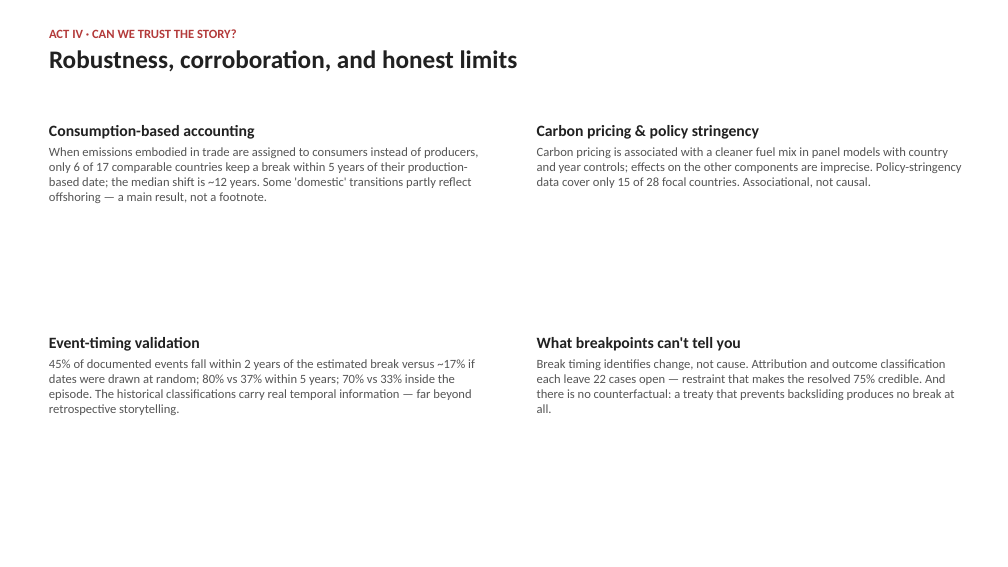
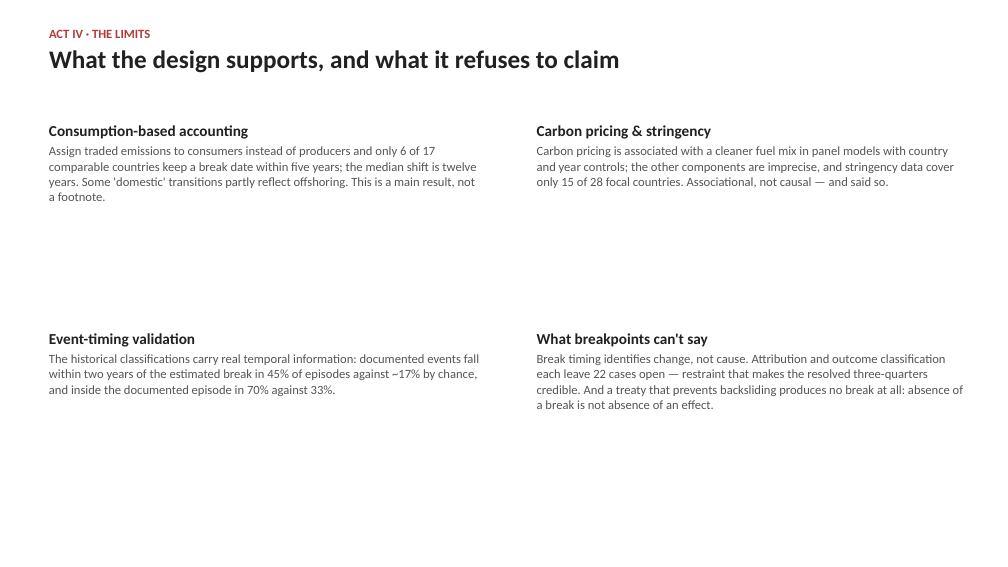
Before and after one commit to cwejnert/HDI-Happiness, a slide deck: slide 24 of carbon_breakpoints_takeaway_figures/what_bends_the_curve_final.pptx (slide 20 before the commit). Drawn at 1008x567 pixels with LibreOffice and Linux fonts; fonts in the diff are those of the drawing. Boxes give left, top, right and bottom in pixels: in the first picture for what was removed or moved away, otherwise in the second. Text is boxed around its words. In the diff, an @@ line names an element or a change of style, - is before the commit and + after.

```diff
--- a/carbon_breakpoints_takeaway_figures/what_bends_the_curve_final.pptx
+++ b/carbon_breakpoints_takeaway_figures/what_bends_the_curve_final.pptx
@@ text at [49,29,620,73]: text changed @@
-ACT IV · CAN WE TRUST THE STORY?
-Robustness, corroboration, and honest limits
+ACT IV · THE LIMITS
+What the design supports, and what it refuses to claim
@@ text at [49,146,476,201]: text changed @@
-When emissions embodied in trade are assigned to consumers instead of producers, only 6 of 17 comparable countries keep a break within 5 years of their production-based date; the median shift is ~12 years. Some 'domestic' transitions partly reflect offshoring — a main result, not a footnote.
+Assign traded emissions to consumers instead of producers and only 6 of 17 comparable countries keep a break date within five years; the median shift is twelve years. Some 'domestic' transitions partly reflect offshoring. This is a main result, not a footnote.
@@ text at [49,125,248,139]: size 15 to 14.5 pt in "Consumption-based accounting" @@
@@ text at [537,125,954,188]: text changed @@
-Carbon pricing & policy stringency
-Carbon pricing is associated with a cleaner fuel mix in panel models with country and year controls; effects on the other components are imprecise. Policy-stringency data cover only 15 of 28 focal countries. Associational, not causal.
+Carbon pricing & stringency
+Carbon pricing is associated with a cleaner fuel mix in panel models with country and year controls; the other components are imprecise, and stringency data cover only 15 of 28 focal countries. Associational, not causal — and said so.
@@ text at [49,354,479,396]: text changed @@
-45% of documented events fall within 2 years of the estimated break versus ~17% if dates were drawn at random; 80% vs 37% within 5 years; 70% vs 33% inside the episode. The historical classifications carry real temporal information — far beyond retrospective storytelling.
+The historical classifications carry real temporal information: documented events fall within two years of the estimated break in 45% of episodes against ~17% by chance, and inside the documented episode in 70% against 33%.
@@ text at [49,333,195,347]: size 15 to 14.5 pt in "Event-timing validation" @@
@@ text at [537,333,963,409]: text changed @@
-What breakpoints can't tell you
-Break timing identifies change, not cause. Attribution and outcome classification each leave 22 cases open — restraint that makes the resolved 75% credible. And there is no counterfactual: a treaty that prevents backsliding produces no break at all.
+What breakpoints can't say
+Break timing identifies change, not cause. Attribution and outcome classification each leave 22 cases open — restraint that makes the resolved three-quarters credible. And a treaty that prevents backsliding produces no break at all: absence of a break is not absence of an effect.
```
Also in this commit, not shown: 13 other slides changed, 13 slides added, 8 slides removed, 2 other files.
